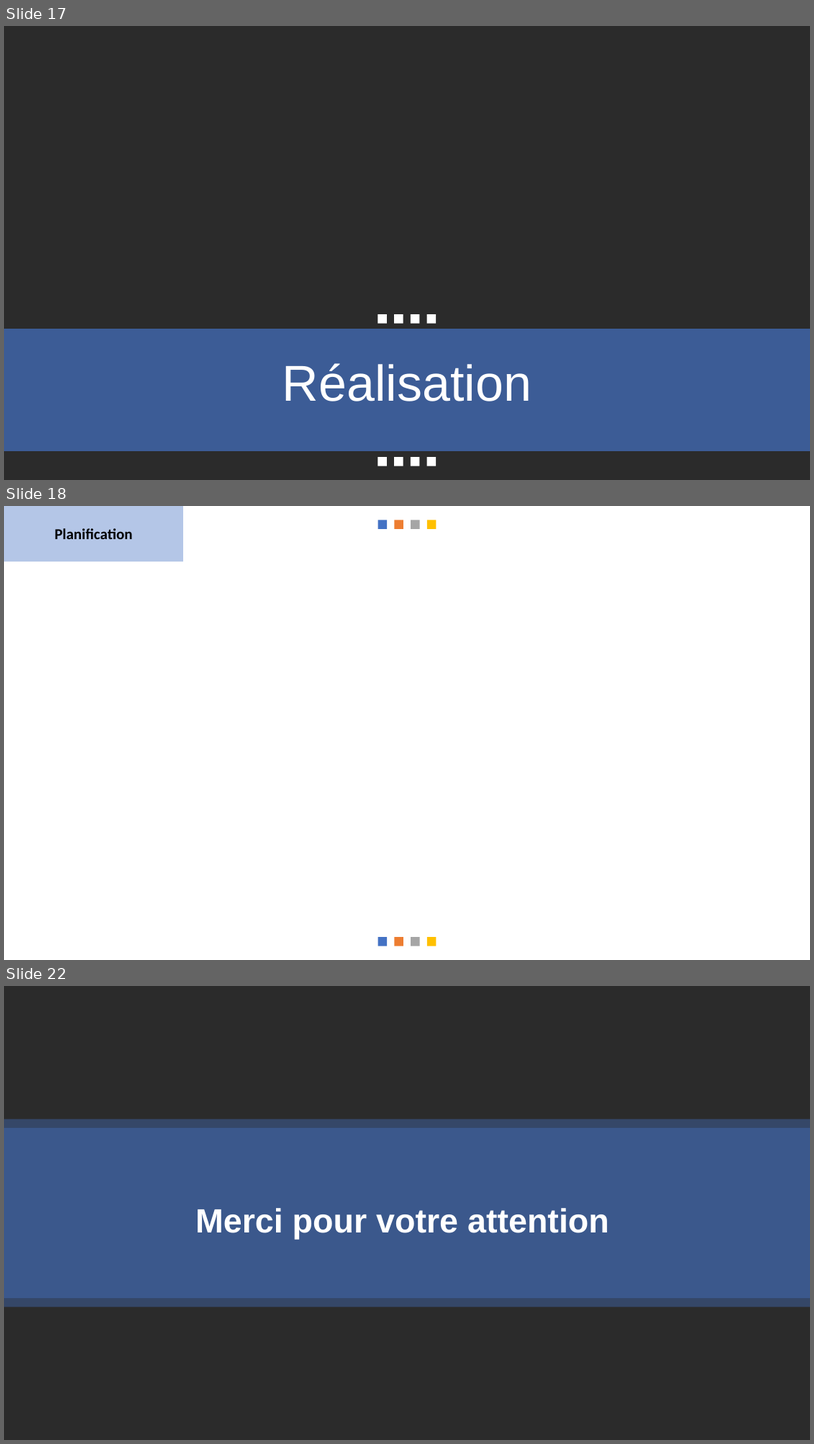
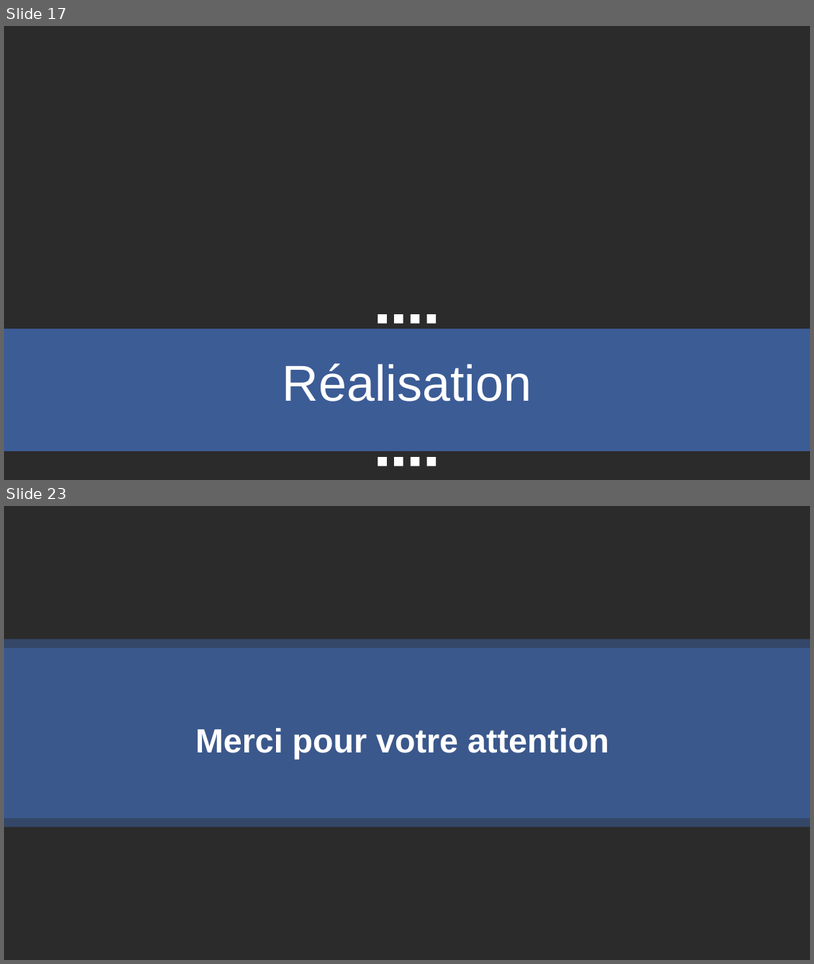
Before and after one commit to messaoudibrahim/Memoire, a slide deck: DIAPO/Présentation.pptx. Shown one above the other, each under a label of ours: slides 17, 18 and 22 before the commit, slides 17 and 23 after it; the slides between them are not shown. The pictures are 814x1444 and 814x964 pixels, drawn with LibreOffice and Linux fonts; fonts in the diff are those of the drawing; background and template pictures are left out; a plain dark background stands for a picture behind light text. Boxes give left, top, right and bottom in pixels: in the first picture for what was removed or moved away, otherwise in the second. Text is boxed around its words. In the diff, an @@ line names an element or a change of style, - is before the commit and + after.

```diff
--- a/DIAPO/Présentation.pptx
+++ b/DIAPO/Présentation.pptx
@@ slide 18 removed at [4, 506, 810, 960], background #FFFFFF @@
@@ rectangle removed at [4, 506, 183, 561] @@
-Planification
@@ group removed at [378, 520, 437, 529]: 4 rectangles @@
@@ group removed at [378, 937, 437, 946]: 4 rectangles @@
@@ what was slide 22 is now slide 23 @@
```
Also in this commit, not shown: 6 slides changed, 5 slides added, 3 other slides removed, 9 other files.
